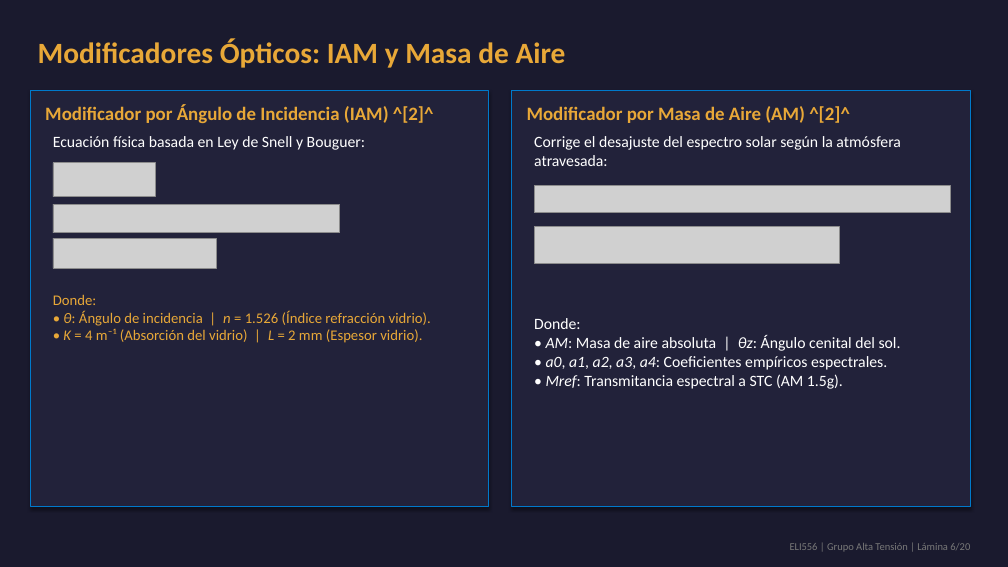
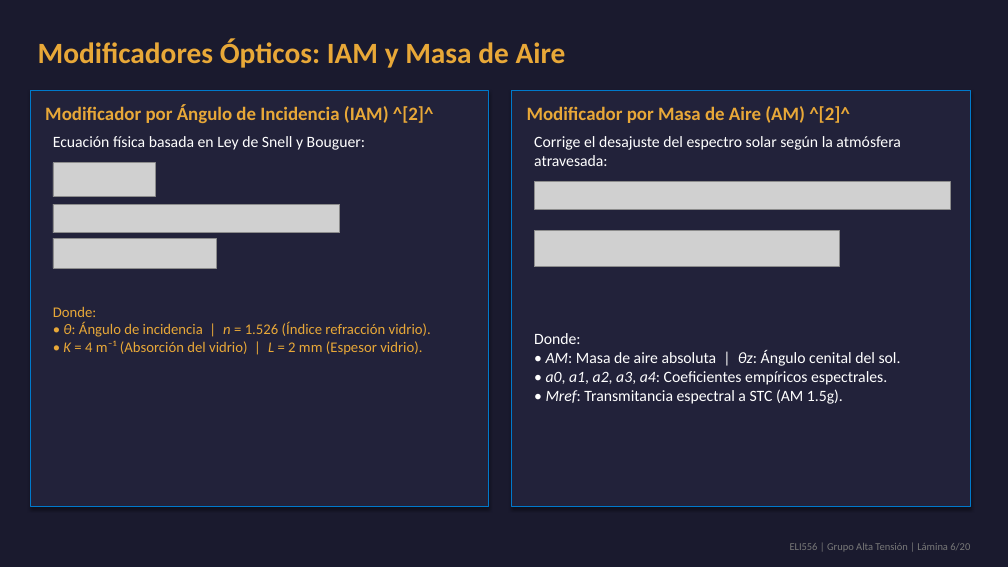
Before and after one commit to theChosen16/t2-paneles, a slide deck: slide 6 of output/Presentacion_Final_ELI556_Atacama.pptx. Drawn at 1008x567 pixels with LibreOffice and Linux fonts; fonts in the diff are those of the drawing; grey boxes stand for pictures. Boxes give left, top, right and bottom in pixels: in the first picture for what was removed or moved away, otherwise in the second. Text is boxed around its words. In the diff, an @@ line names an element or a change of style, - is before the commit and + after.

Commit message:
Optimize vertical spacing between equations/texts and remove Cover slide subtitle/citation

```diff
--- a/output/Presentacion_Final_ELI556_Atacama.pptx
+++ b/output/Presentacion_Final_ELI556_Atacama.pptx
@@ picture: place and size @@
-picture at box(535, 185, 951, 212)
+picture at box(535, 181, 951, 209)
@@ picture: place and size @@
-picture at box(535, 227, 839, 263)
+picture at box(535, 231, 839, 267)
@@ text "Donde:": place and size @@
-text "Donde:" at box(53, 295, 431, 343)
+text "Donde:" at box(53, 307, 431, 355)
@@ text "Donde:": place and size @@
-text "Donde:" at box(534, 318, 901, 389)
+text "Donde:" at box(534, 333, 901, 404)
```
Also in this commit, not shown: 7 other slides changed, 9 other files.
